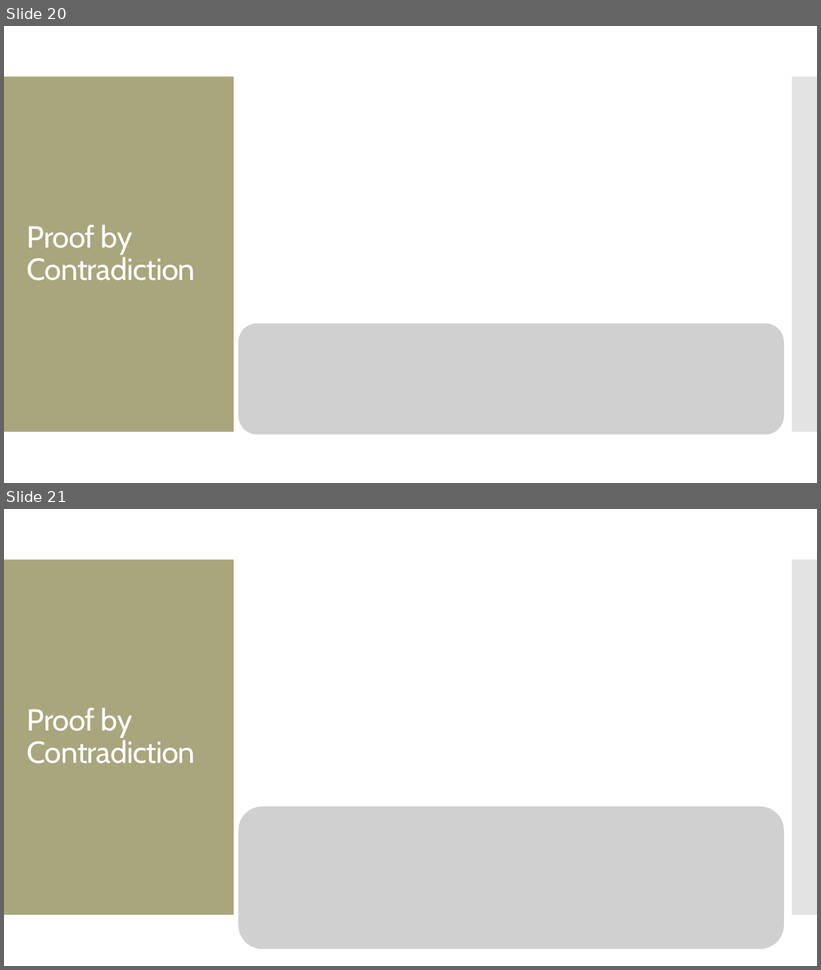
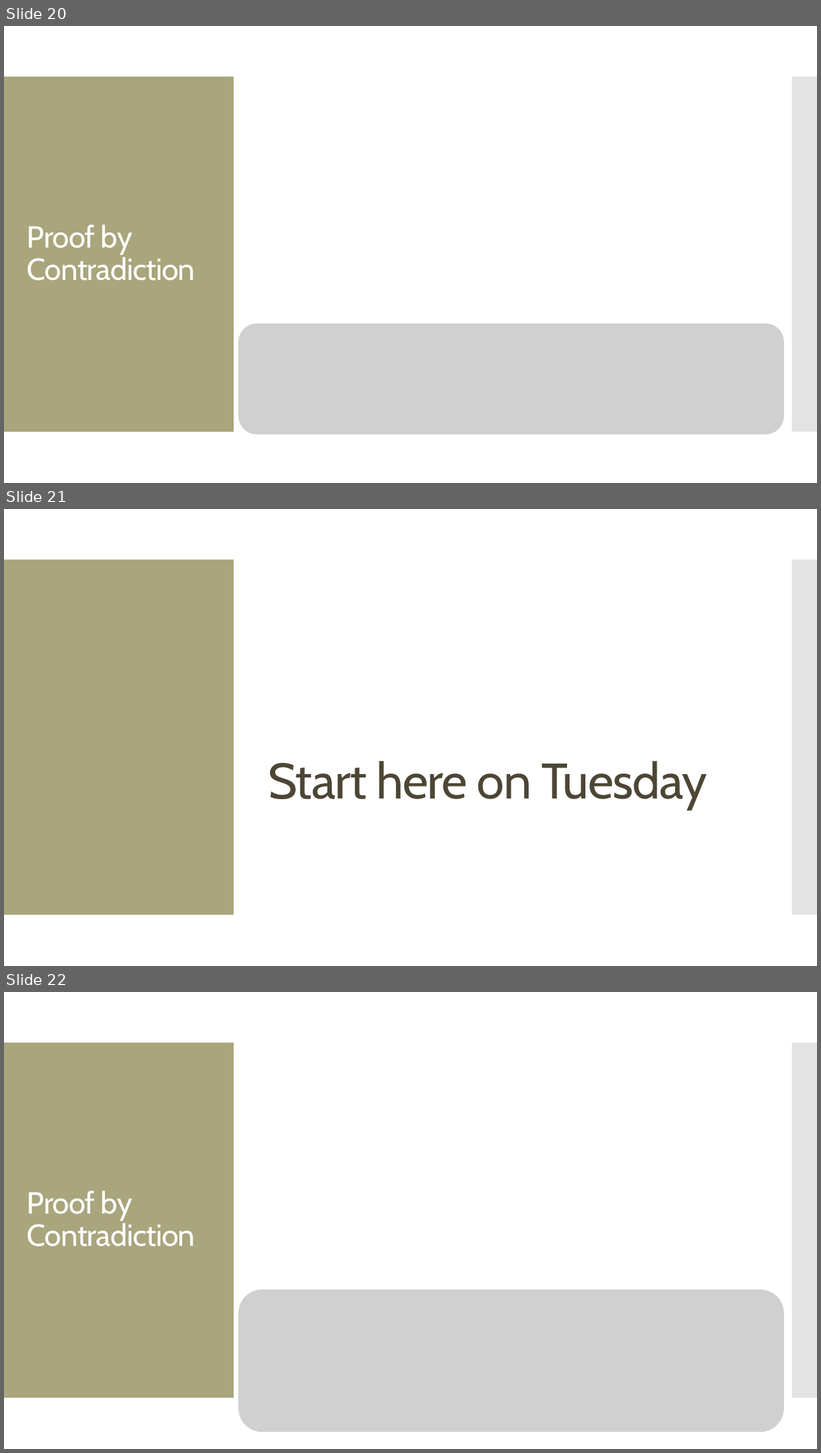
Before and after one commit to amosca01/MATH220-S24, a slide deck: slides/05-contradiction-counterex.pptx. Shown one above the other, each under a label of ours: slides 20 and 21 before the commit, slides 20, 21 and 22 after it. The pictures are 821x970 and 821x1453 pixels, drawn with LibreOffice and Linux fonts; fonts in the diff are those of the drawing; grey boxes stand for pictures. Boxes give left, top, right and bottom in pixels: in the first picture for what was removed or moved away, otherwise in the second. Text is boxed around its words. In the diff, an @@ line names an element or a change of style, - is before the commit and + after.

Commit message:
slides

```diff
--- a/slides/05-contradiction-counterex.pptx
+++ b/slides/05-contradiction-counterex.pptx
@@ slide 21 added at [4,509,817,966], background #FFFFFF; not listed: 2 template elements that a slide beside it also shows @@
@@ title added at [268,761,707,809], 59 pt, text #4D4635 @@
+Start here on Tuesday
@@ what was slide 21 is now slide 22 @@
```
Also in this commit, not shown: 7 other files.
